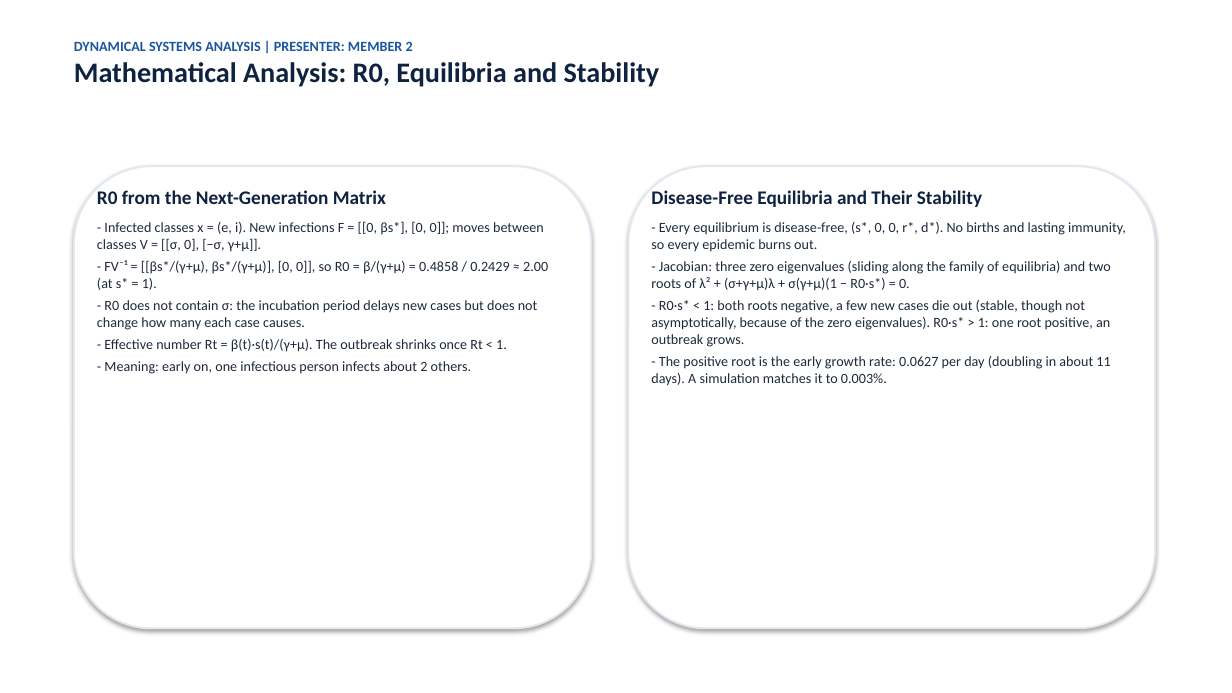
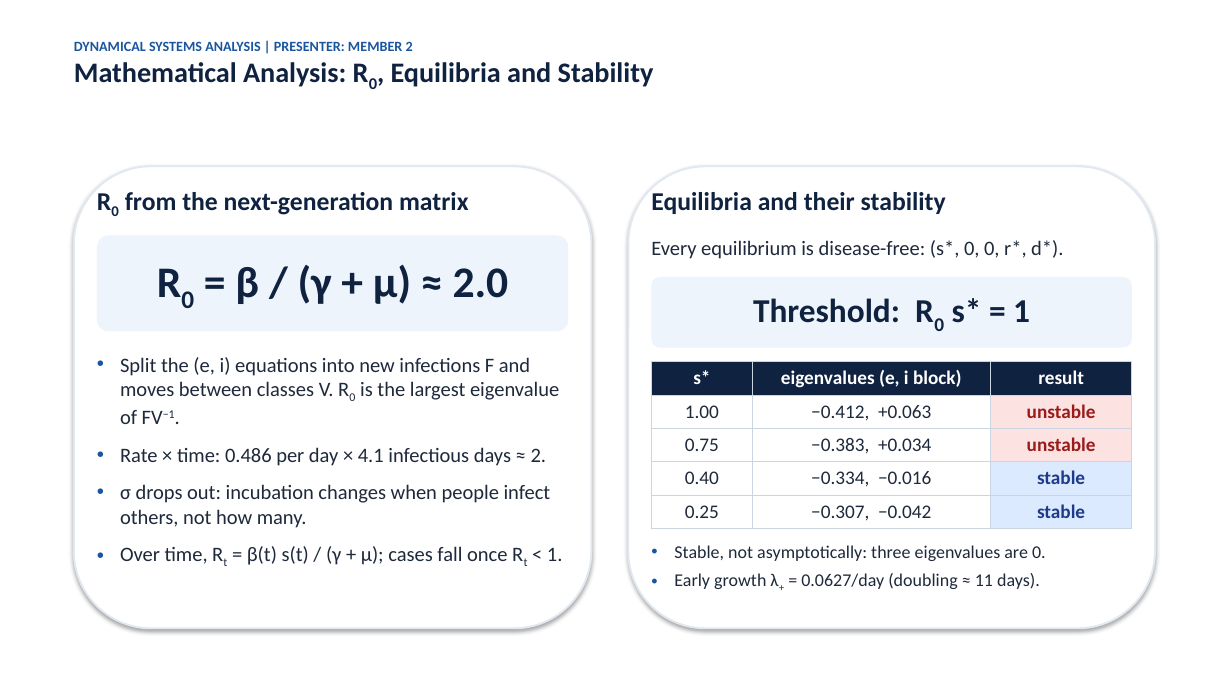
Before and after one commit to Saatwik-ss/SEIRD-Model, a slide deck: slide 4 of presentation/presentation_slides.pptx. Drawn at 1232x693 pixels with LibreOffice and Linux fonts; fonts in the diff are those of the drawing. Boxes give left, top, right and bottom in pixels: in the first picture for what was removed or moved away, otherwise in the second. Text is boxed around its words. In the diff, an @@ line names an element or a change of style, - is before the commit and + after.

```diff
--- a/presentation/presentation_slides.pptx
+++ b/presentation/presentation_slides.pptx
@@ text at (74, 62, 654, 87): now subscript in "R0," @@
@@ text removed at (97, 190, 548, 374) @@
-R0 from the Next-Generation Matrix
-- Infected classes x = (e, i). New infections F = [[0, βs*], [0, 0]]; moves between classes V = [[σ, 0], [−σ, γ+μ]].
-- FV⁻¹ = [[βs*/(γ+μ), βs*/(γ+μ)], [0, 0]], so R0 = β/(γ+μ) = 0.4858 / 0.2429 ≈ 2.00 (at s* = 1).
-- R0 does not contain σ: the incubation period delays new cases but does not change how many each case causes.
-- Effective number Rt = β(t)·s(t)/(γ+μ). The outbreak shrinks once Rt < 1.
-- Meaning: early on, one infectious person infects about 2 others.
@@ text added at (125, 192, 469, 215), 20 pt, text #0F2240, bold @@
+R0 from the next-generation matrix
@@ text removed at (651, 190, 1126, 386) @@
-Disease-Free Equilibria and Their Stability
-- Every equilibrium is disease-free, (s*, 0, 0, r*, d*). No births and lasting immunity, so every epidemic burns out.
-- Jacobian: three zero eigenvalues (sliding along the family of equilibria) and two roots of λ² + (σ+γ+μ)λ + σ(γ+μ)(1 − R0·s*) = 0.
-- R0·s* < 1: both roots negative, a few new cases die out (stable, though not asymptotically, because of the zero eigenvalues). R0·s* > 1: one root positive, an outbreak grows.
-- The positive root is the early growth rate: 0.0627 per day (doubling in about 11 days). A simulation matches it to 0.003%.
@@ text added at (651, 192, 946, 214), 20 pt, text #0F2240, bold @@
+Equilibria and their stability
@@ rounded rectangle added at (97, 236, 568, 332), fill #EEF4FB, 34 pt, text #0F2240, bold @@
+R0 = β / (γ + μ) ≈ 2.0
@@ text added at (651, 240, 1063, 259), 16 pt, text #1E293B @@
+Every equilibrium is disease-free: (s*, 0, 0, r*, d*).
@@ rounded rectangle added at (652, 277, 1132, 348), fill #EEF4FB, 26 pt, text #0F2240, bold @@
+Threshold: R0 s* = 1
@@ text added at (120, 357, 563, 565), 16 pt, text #1E293B @@
+• Split the (e, i) equations into new infections F and moves between classes V. R0 is the largest eigenvalue of FV−1.
+• Rate × time: 0.486 per day × 4.1 infectious days ≈ 2.
+• σ drops out: incubation changes when people infect others, not how many.
+• Over time, Rt = β(t) s(t) / (γ + μ); cases fall once Rt < 1.
@@ table added at (652, 362, 1132, 529), 5 rows, 3 columns @@
+s* | eigenvalues (e, i block) | result
+1.00 | −0.412, +0.063 | unstable
+0.75 | −0.383, +0.034 | unstable
+0.40 | −0.334, −0.016 | stable
+0.25 | −0.307, −0.042 | stable
@@ text added at (674, 545, 1046, 589), 14 pt, text #1E293B @@
+• Stable, not asymptotically: three eigenvalues are 0.
+• Early growth λ+ = 0.0627/day (doubling ≈ 11 days).
```
Also in this commit, not shown: 1 other slide changed.
